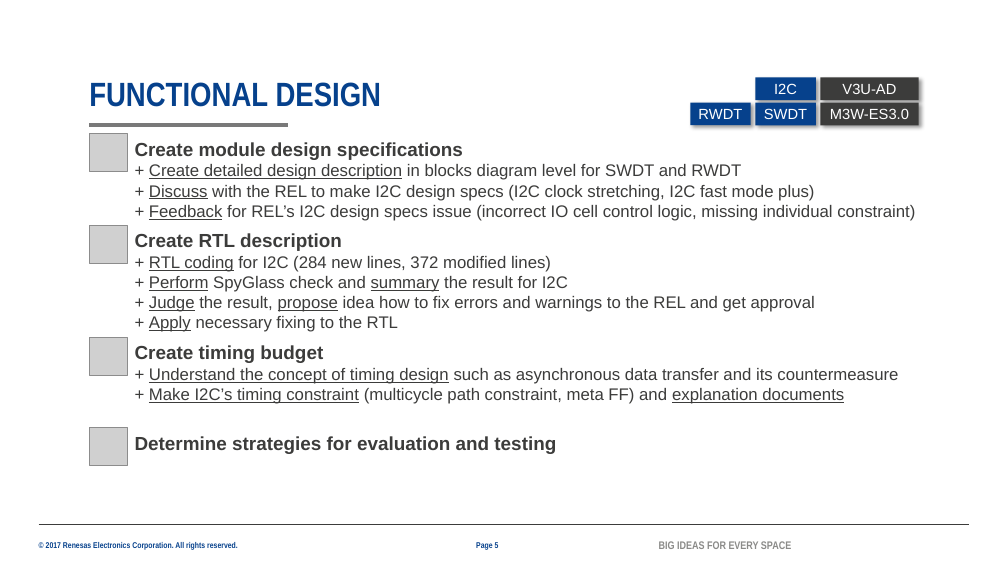
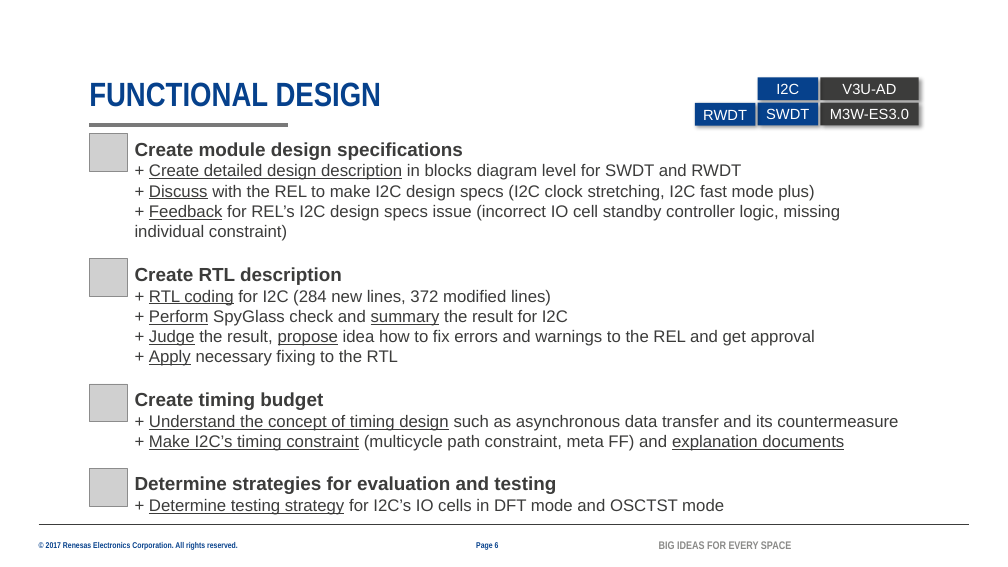
Before and after one commit to lesyhau/bridge, a slide deck: slide 6 of 2082_HauSyLe_PER_MentorMentee_26G.pptx (slide 5 before the commit). Drawn at 1008x567 pixels with LibreOffice and Linux fonts; fonts in the diff are those of the drawing; grey boxes stand for pictures; background and template pictures are left out. Boxes give left, top, right and bottom in pixels: in the first picture for what was removed or moved away, otherwise in the second. Text is boxed around its words. In the diff, an @@ line names an element or a change of style, - is before the commit and + after.

```diff
--- a/2082_HauSyLe_PER_MentorMentee_26G.pptx
+++ b/2082_HauSyLe_PER_MentorMentee_26G.pptx
@@ rectangle "RWDT" moved from (x1=690, y1=103, x2=751, y2=126) to (x1=695, y1=103, x2=755, y2=126) @@
@@ text at (x1=135, y1=205, x2=840, y2=241): text changed @@
-+ Feedback for REL’s I2C design specs issue (incorrect IO cell control logic, missing individual constraint)
++ Feedback for REL’s I2C design specs issue (incorrect IO cell standby controller logic, missing individual constraint)
@@ picture moved from (x1=89, y1=225, x2=127, y2=263) to (x1=89, y1=259, x2=127, y2=296) @@
@@ text "Create RTL description" moved from (x1=135, y1=233, x2=815, y2=332) to (x1=135, y1=267, x2=815, y2=366) @@
@@ picture moved from (x1=89, y1=337, x2=127, y2=375) to (x1=89, y1=384, x2=127, y2=422) @@
@@ text "Create timing budget" moved from (x1=135, y1=345, x2=898, y2=404) to (x1=135, y1=392, x2=898, y2=451) @@
@@ picture moved from (x1=89, y1=428, x2=127, y2=466) to (x1=89, y1=469, x2=127, y2=507) @@
@@ text "Determine strategies for evaluation and ..." moved from (x1=135, y1=436, x2=556, y2=454) to (x1=135, y1=476, x2=724, y2=515) @@
@@ text at (x1=149, y1=499, x2=724, y2=515): paragraph added @@
++ Determine testing strategy for I2C’s IO cells in DFT mode and OSCTST mode
```
Also in this commit, not shown: 13 other slides changed, 3 slides added, 1 slide removed, 1 other file.
